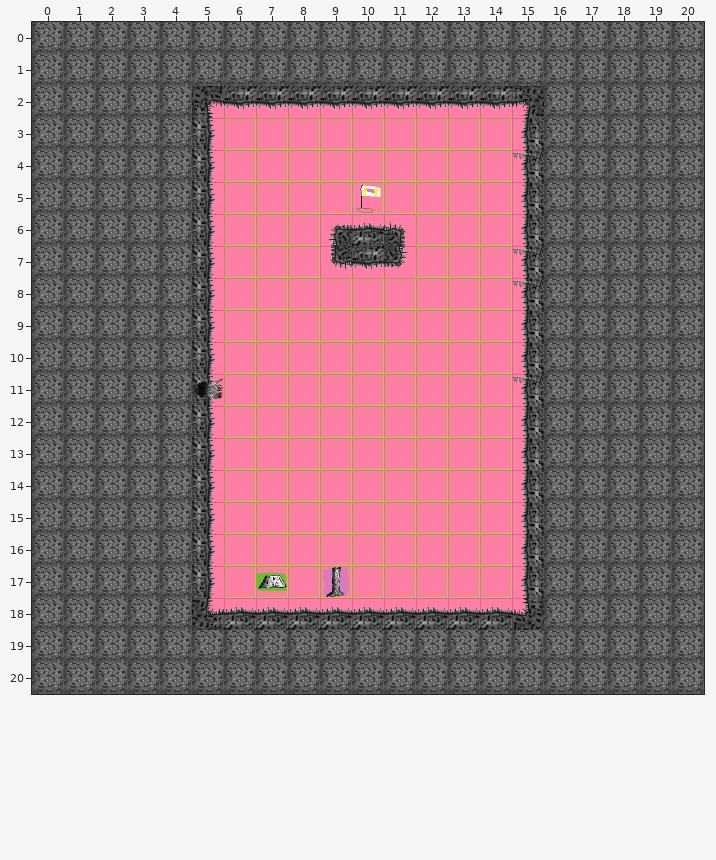
A Tiled map gets an edit: Project/Maps/crap a Travis/Level_07.tmx. The first picture shows the starting point.
Cells are 64x64 px. Shown: x 0..20, y 0..20.
Once edited:
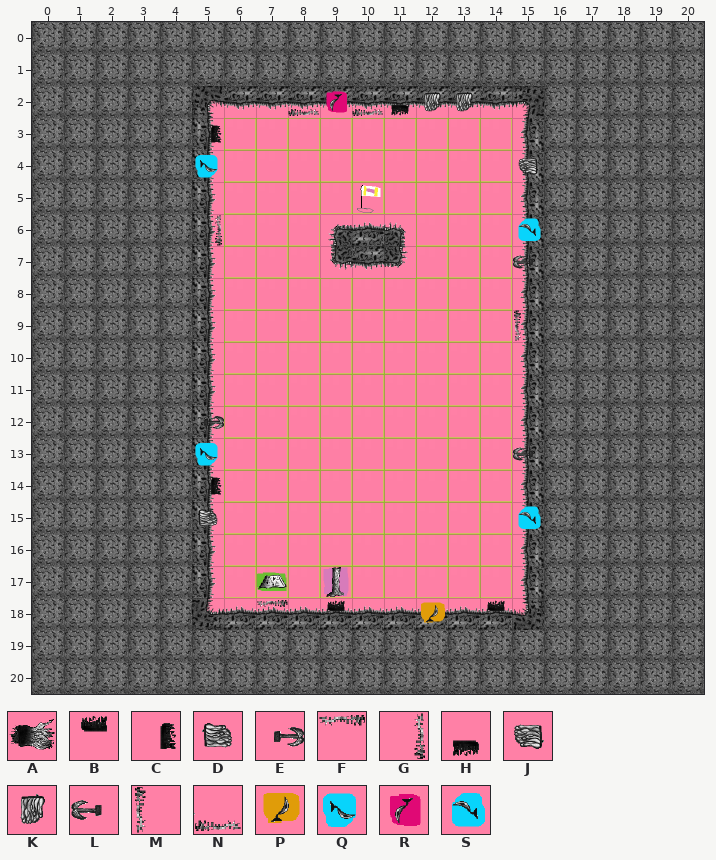
Key: from "Decorations": A 1, B 2, C 3, D 5, E 7, F 8, G 9, H 13, J 14, K 15, L 16, M 18, N 19, P 22, Q 29, R 31, S 38.
_ is an empty cell.
Edits made:
{"where": "layer \"Ingredients\""}
{"y":2,"x":9,"old":"_","new":"R"}
{"y":4,"x":5,"old":"_","new":"Q"}
{"y":6,"x":15,"old":"_","new":"S"}
{"y":13,"x":5,"old":"_","new":"Q"}
{"y":15,"x":15,"old":"_","new":"S"}
{"y":18,"x":12,"old":"_","new":"P"}
{"where": "layer \"Decorations\""}
{"y":2,"x":8,"old":"_","new":"N"}
{"y":2,"x":10,"old":"____","new":"NHKK"}
{"y":3,"x":5,"old":"_","new":"C"}
{"y":4,"x":15,"old":"F","new":"J"}
{"y":6,"x":5,"old":"_","new":"G"}
{"y":7,"x":15,"old":"F","new":"L"}
{"y":8,"x":15,"old":"F","new":"_"}
{"y":9,"x":15,"old":"_","new":"M"}
{"y":11,"x":5,"old":"A","new":"_"}
{"y":11,"x":15,"old":"F","new":"_"}
{"y":12,"x":5,"old":"_","new":"E"}
{"y":13,"x":15,"old":"_","new":"L"}
{"y":14,"x":5,"old":"_","new":"C"}
{"y":15,"x":5,"old":"_","new":"D"}
{"y":18,"x":7,"old":"_","new":"F"}
{"y":18,"x":9,"old":"_","new":"B"}
{"y":18,"x":14,"old":"_","new":"B"}
